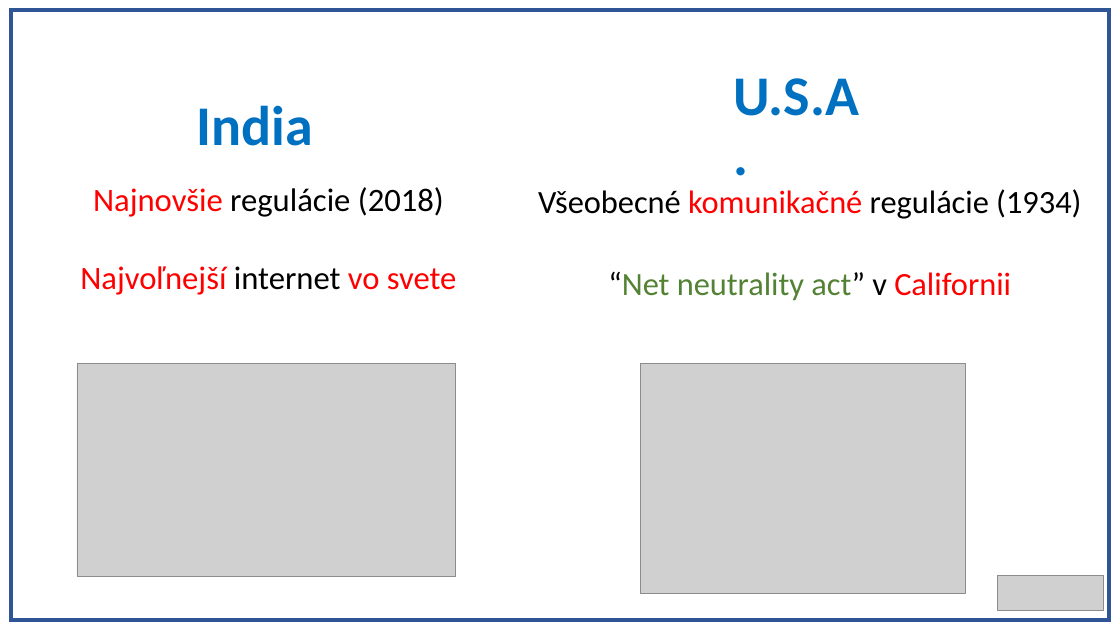
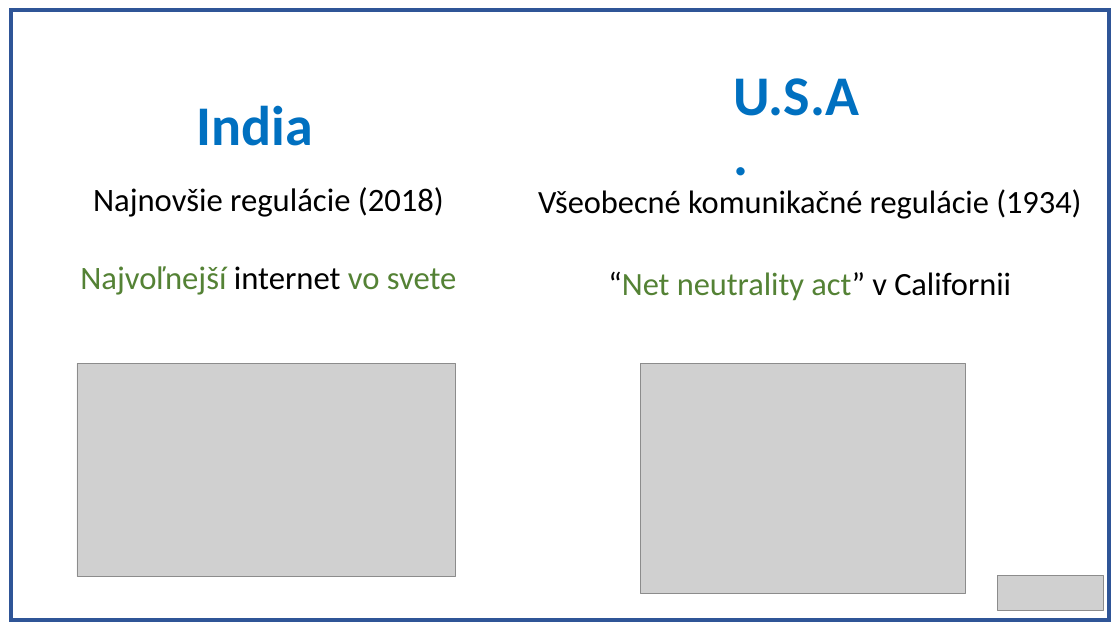
Before and after one commit to Realrio13/projekt, a slide deck: slide 6 of PrezentaciaRiso.pptx. Drawn at 1120x630 pixels with LibreOffice and Linux fonts; fonts in the diff are those of the drawing; grey boxes stand for pictures. Boxes give left, top, right and bottom in pixels: in the first picture for what was removed or moved away, otherwise in the second. Text is boxed around its words. In the diff, an @@ line names an element or a change of style, - is before the commit and + after.

```diff
--- a/PrezentaciaRiso.pptx
+++ b/PrezentaciaRiso.pptx
@@ text "Najnovšie regulácie (2018)" at (x1=80, y1=187, x2=457, y2=295): text colour #FF0000 to #000000 in "Najnovšie"; text colour #FF0000 to #548235 in "Najvoľnejší vo svete" @@
@@ text "Všeobecné komunikačné regulácie (1934)" at (x1=538, y1=189, x2=1081, y2=301): text colour #FF0000 to #000000 in "komunikačné", "Californii" @@
```
Also in this commit, not shown: 4 other slides changed.
